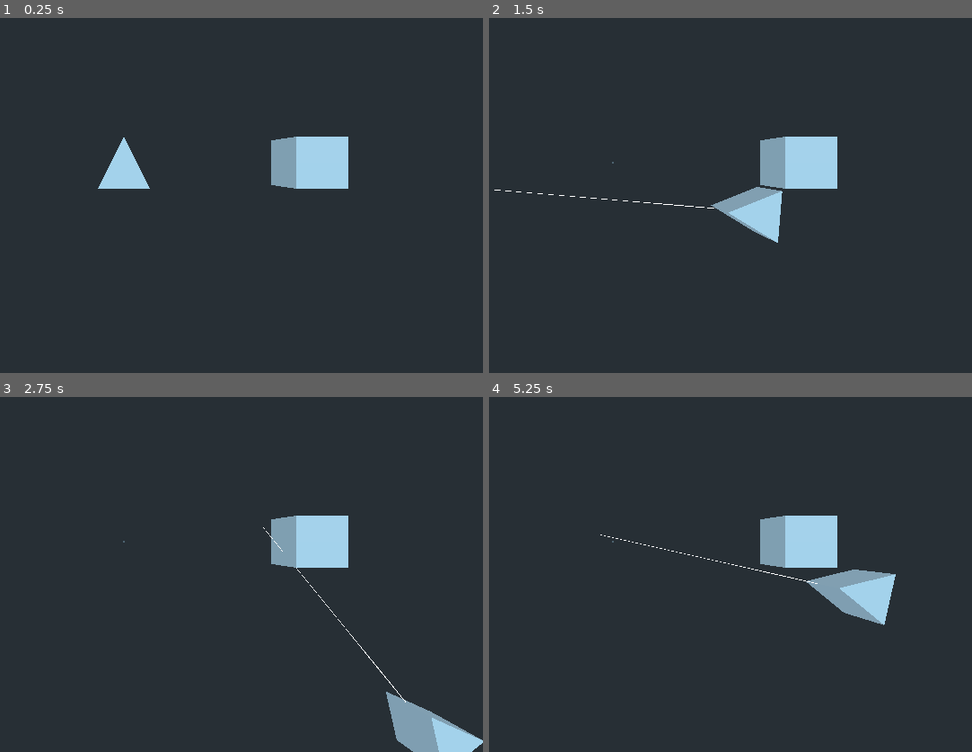
Above: before the commit, frames 1-4 (two rows, left to right).
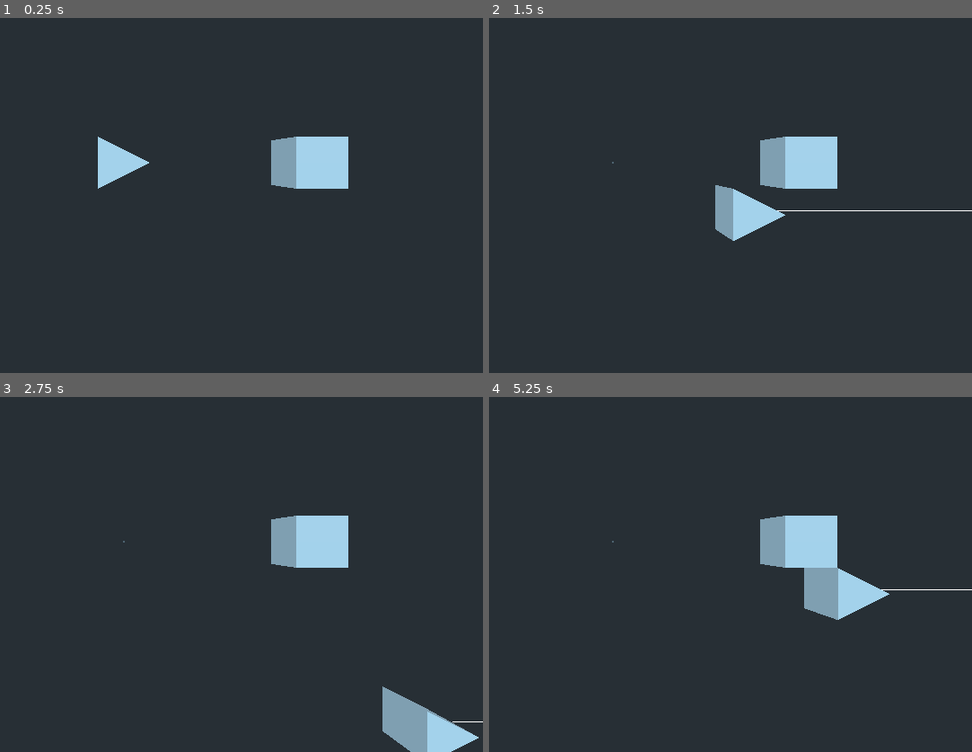
Above: after the commit, the same moments.

Repository: TeamName-FIOLTR/GMTK2022
Game: Godot game, scene res://scene/levels/Test Level.tscn
Same seed, same stepped clock (60 frames per second), same inputs: the game is played once before the commit and once after it.
Inputs (mouse positions are in pixels of both pictures, inside the frame that each line leads up to):
- Up to frame 1 (0.25 s): no input
- Up to frame 2 (1.5 s): tap Enter at 0.5 s; move the mouse to (769, 142) at 0.52 s; hold D (move_right) 0.53-1.28 s; tap Space at 0.77 s; move the mouse to (outside the picture) at 1.27 s; hold S (move_down) from 1.28 s (still down)
- Up to frame 3 (2.75 s): tap Space at 1.52 s; move the mouse to (198, 450) at 2.02 s; release S (move_down) at 2.03 s; hold D (move_right) from 2.03 s (still down)
- Up to frame 4 (5.25 s): move the mouse to (575, 624) at 2.77 s; release D (move_right) at 2.78 s; hold W (move_up) 2.78-3.53 s; tap Space at 3.02, 3.77, 4.25, 4.52 s; move the mouse to (827, 606) at 3.52 s; hold A (move_left) 3.53-5.03 s; move the mouse to (outside the picture) at 4.27 s; tap Enter at 5 s; move the mouse to (648, 542) at 5.02 s; hold S (move_down) from 5.03 s (still down)

The runs differ from the first frame. In frame 1, 0.7% of the frame differs, in the area x 20-32%, y 33-49%; in frame 2, 1.4%; in frame 3, 0.8%; in frame 4, 1.8%, in the area x 23-100%, y 38-65%.

Commit message:
got player rotation motion working!

Diff:
--- a/assets/scripts/Player.gd
+++ b/assets/scripts/Player.gd
@@ -10,6 +10,9 @@
 
 export(Vector3) var linear_velocity : Vector3
 
+#is true if the mouse is in the game
+var mouse_in : bool = false
+
 func set_point_vector(n_vector : Vector2):
 	point_vector = n_vector.normalized()
 	if not is_inside_tree(): yield()
@@ -21,8 +24,6 @@
 
 
 # Called when the node enters the scene tree for the first time.
-func _ready():
-	pass # Replace with function body.
 
 
 # Called every frame. 'delta' is the elapsed time since the previous frame.
@@ -35,9 +36,41 @@
 #	rotation.y = -point_vector.angle()
 
 	linear_velocity = Vector3(movement_vector.x,0,-movement_vector.y)*speed
-	look_at(global_transform*transform.affine_inverse()*Vector3(point_vector.x,0,point_vector.y),global_transform*transform.affine_inverse()*Vector3(0,1,0))
+
+	var joy_vector : Vector2 = Input.get_vector("point_left","point_right","point_up","point_down")
+	if joy_vector.length_squared() > 0.9:
+			point_vector = joy_vector
+
+	rotation.y = -atan2(point_vector.y,point_vector.x)
+	if mouse_in:
+		look_at_mouse()
+	#look_at(global_transform*transform.affine_inverse()*Vector3(point_vector.x,0,point_vector.y),global_transform*transform.affine_inverse()*Vector3(0,1,0))
 	move_and_collide(linear_velocity*delta)
 
+
+func look_at_mouse()->void:
+	var cam_target = cam.project_ray_normal(get_viewport().get_mouse_position())
+
+	var collision_plane = Plane.PLANE_XZ
+	collision_plane.d = 0
+
+
+	var target_point = collision_plane.intersects_ray(cam.translation,cam_target.normalized())
+
+	target_point = transform*global_transform.affine_inverse()*target_point - translation
+
+
+
+	point_vector.x = target_point.x
+	point_vector.y = target_point.z
+
+#control wether or not the mouse is in the screen
+func _notification(what):
+	match what:
+		NOTIFICATION_WM_MOUSE_ENTER:
+			mouse_in = true
+		NOTIFICATION_WM_MOUSE_EXIT:
+			mouse_in = false
 
 func _input(event):
 	if (event is InputEventKey or event is InputEventJoypadMotion):
@@ -45,20 +78,3 @@
 	if event is InputEventAction:
 		if event.action in ["point_left","point_right","point_up","point_down"]:
 			self.point_vector = Input.get_vector("point_left","point_right","point_down","point_up")
-	if event is InputEventMouseMotion:
-		var cam_target = cam.project_ray_normal(event.position)
-
-		var collision_plane = Plane.PLANE_XZ
-		collision_plane.d = 0
-
-
-		var target_point = collision_plane.intersects_ray(cam.translation,cam_target.normalized())
-
-		target_point = transform*global_transform.affine_inverse() * target_point
-
-
-
-		point_vector.x = target_point.x
-		point_vector.y = target_point.z
-
-		#target_point = global_transform.affine_inverse()*target_point
--- a/scene/Player.tscn
+++ b/scene/Player.tscn
@@ -18,11 +18,9 @@
 script = ExtResource( 2 )
 
 [node name="CollisionShape" type="CollisionShape" parent="."]
-transform = Transform( -4.37114e-08, 0, 1, 0, 1, 0, -1, 0, -4.37114e-08, 0, 0, 0 )
 shape = SubResource( 3 )
 
 [node name="Spatial" type="Spatial" parent="."]
-transform = Transform( -4.37114e-08, 0, 1, 0, 1, 0, -1, 0, -4.37114e-08, 0, 0, 0 )
 
 [node name="CSGMesh" type="CSGMesh" parent="Spatial"]
 transform = Transform( -4.37114e-08, 1, 0, 4.37114e-08, 1.91069e-15, -1, -1, -4.37114e-08, -4.37114e-08, 0, 0, 0 )
